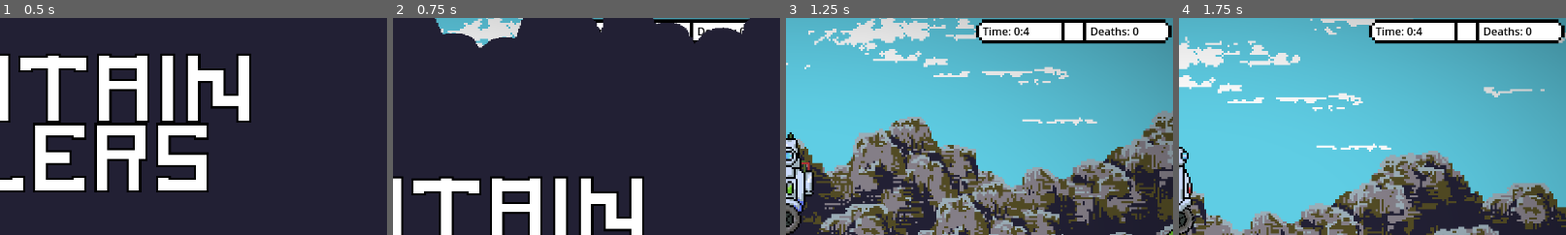
Above: before the commit, frames 1-4 (left to right).
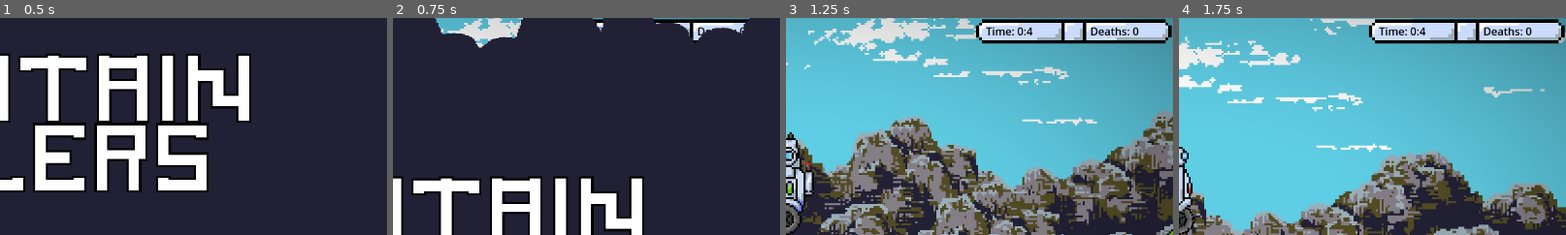
Above: after the commit, the same moments.

Repository: Hexuar/GMTK-Jam
Game: Godot game, scene res://scenes/main.tscn
Two runs of this game, one before a commit and one after it. Both use one fixed random seed, a clock stepped at 60 frames per second and the inputs below.
Inputs:
- Up to frame 1 (0.5 s): no input
- Up to frame 2 (0.75 s): click "Play" at 0.5 s
- Up to frame 3 (1.25 s): no input
- Up to frame 4 (1.75 s): tap Enter (ui_accept) at 1.25 s; hold D (Right) from 1.28 s (still down); tap Shift (Dash) at 1.35 s; tap Space (Jump) at 1.52 s
The pictures show only the part of the screen within x 50-100%, y 0-50%; the shares and areas given below are measured in that part.

Frame 1 is identical in both runs. In frame 2, 0.4% of the frame differs, in the area x 52-91%, y 2-11%; in frame 3, 3.2%, in the area x 49-99%, y 2-11%; in frame 4, 3.2%.

Commit message:
Stats Visuals

Diff:
--- a/scenes/ui.tscn
+++ b/scenes/ui.tscn
@@ -81,12 +81,12 @@
 
 [node name="Time" type="RichTextLabel" parent="Stats"]
 layout_mode = 0
-offset_left = 10.0
+offset_left = 15.0
 offset_top = 6.0
-offset_right = 122.0
+offset_right = 127.0
 offset_bottom = 46.0
 bbcode_enabled = true
-text = "[color=\"black\"]Time: 1:20:14[/color]"
+text = "[color=\"black\"]Time: 20:14[/color]"
 
 [node name="Deaths" type="RichTextLabel" parent="Stats"]
 layout_mode = 0
Binary file changed: assets/scores.png
